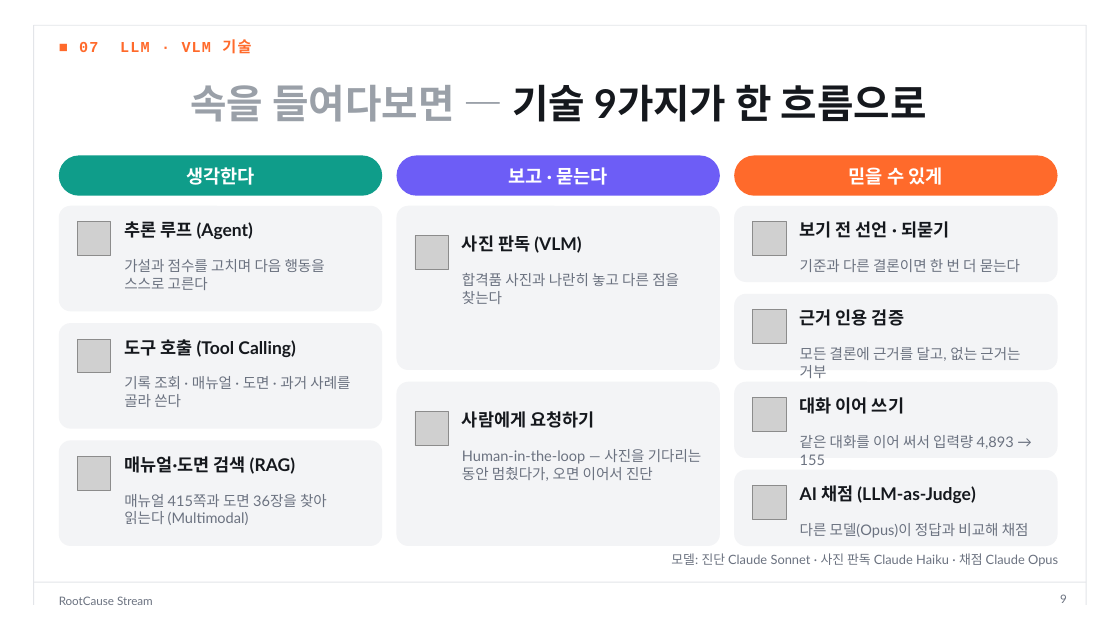
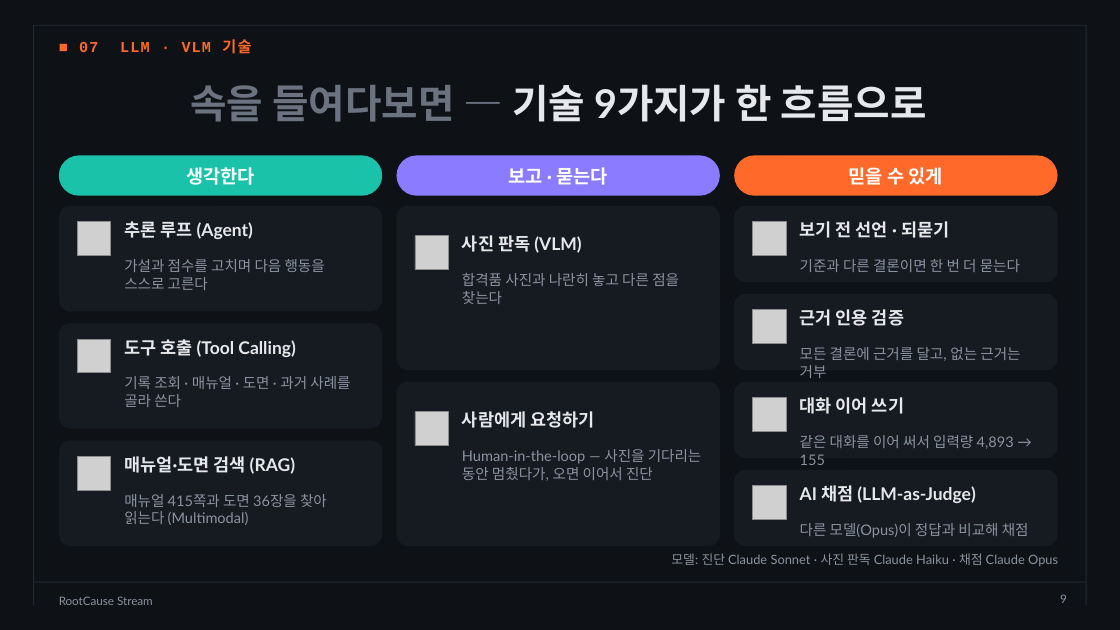
Before and after one commit to dlwogud/rootcause-stream, a slide deck: slide 9 of deck/RootCause_Stream_발표자료.pptx. Drawn at 1120x630 pixels with LibreOffice and Linux fonts; fonts in the diff are those of the drawing; grey boxes stand for pictures; background and template pictures are left out. Boxes give left, top, right and bottom in pixels: in the first picture for what was removed or moved away, otherwise in the second. Text is boxed around its words. In the diff, an @@ line names an element or a change of style, - is before the commit and + after.

```diff
--- a/deck/RootCause_Stream_발표자료.pptx
+++ b/deck/RootCause_Stream_발표자료.pptx
@@ background #FFFFFF to picture (left out) @@
@@ line (34, 25) - (34, 605): stroke #E3E5E9 0.75 pt to #232933 0.75 pt @@
@@ line (34, 25) - (1086, 25): stroke #E3E5E9 0.75 pt to #232933 0.75 pt @@
@@ line (1086, 25) - (1086, 605): stroke #E3E5E9 0.75 pt to #232933 0.75 pt @@
@@ title "속을 들여다보면 — 기술 9가지가 ..." at [190, 84, 927, 122]: text colour #9AA0A8 to #6B7280 in "속을 들여다보면 —"; text colour #15181D to #E6E8EB in "기술 9가지가 한 흐름으로" @@
@@ rounded rectangle at [59, 155, 382, 196]: fill #0F9D8A to #19C2A8 @@
@@ rounded rectangle at [397, 155, 720, 196]: fill #6D5DF6 to #8B7CFF @@
@@ fill #F3F4F6 to #161A21 in 9 elements at [59, 206, 382, 312], [59, 323, 382, 429], [59, 440, 382, 546], [397, 206, 720, 371], [397, 381, 720, 546], [734, 206, 1058, 282], [734, 294, 1058, 371], [734, 381, 1058, 458], [734, 470, 1058, 546] @@
@@ text colour #15181D to #E6E8EB in 9 elements at [124, 221, 253, 239], [124, 339, 295, 357], [124, 456, 295, 474], [462, 235, 581, 253], [462, 411, 594, 428], [800, 221, 949, 238], [800, 309, 904, 326], [800, 397, 904, 414], [800, 485, 975, 503] @@
@@ line (34, 582) - (1086, 582): stroke #E3E5E9 0.75 pt to #232933 0.75 pt @@
@@ text colour #6B7280 to #8A93A0 in 12 elements at [124, 259, 325, 290], [124, 376, 350, 407], [124, 494, 327, 525], [462, 273, 679, 304], [462, 449, 702, 481], [800, 259, 1020, 272], [800, 347, 1020, 378], [800, 435, 1014, 465], [800, 523, 1029, 538], [671, 553, 1058, 566], [1060, 594, 1067, 603], [59, 596, 153, 605] @@
```
Also in this commit, not shown: 16 other slides changed, 8 other files.
